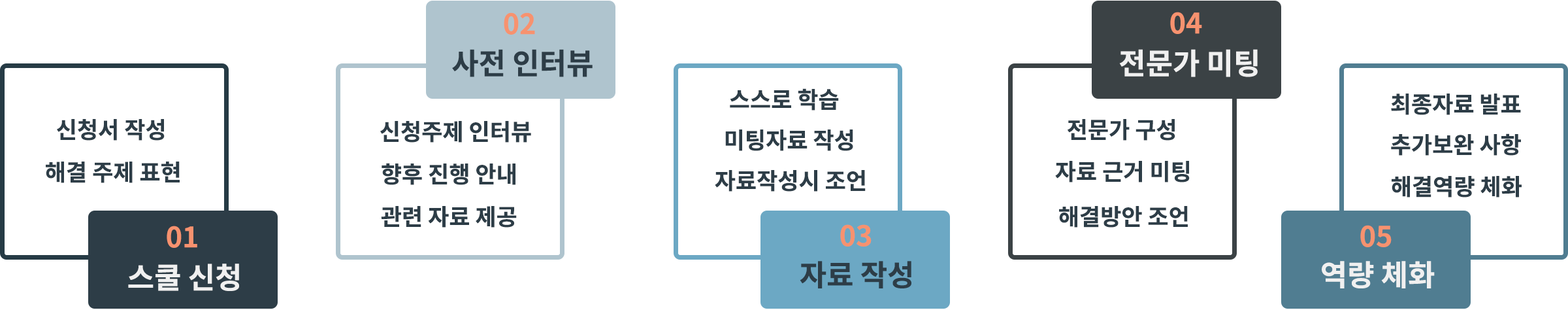
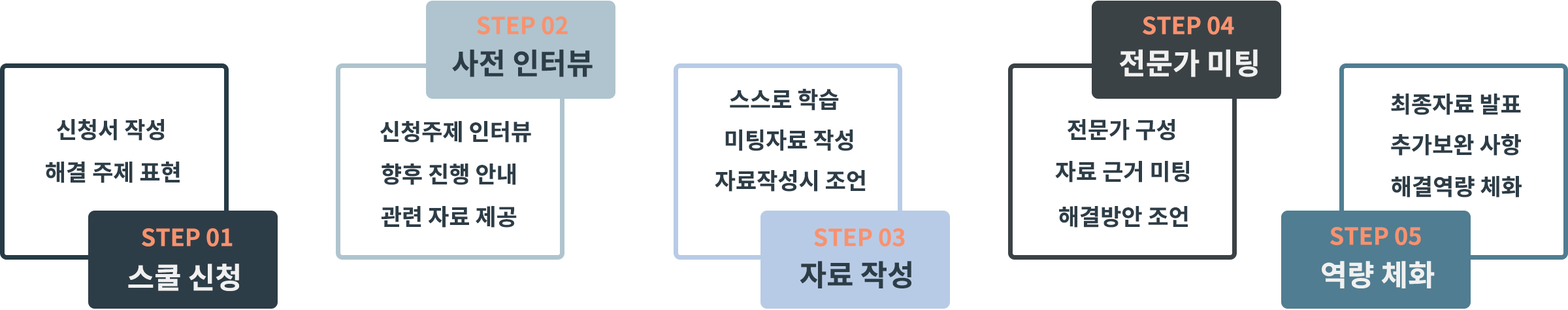
Layers edited between the first and the second 1568×310 image:
renamed "05" to "STEP 05", painted on it over box(1330, 224, 1421, 247)
renamed "04" to "STEP 04", painted on it over box(1142, 11, 1235, 35)
renamed "03" to "STEP 03", painted on it over box(814, 224, 905, 247)
renamed "02" to "STEP 02", painted on it over box(476, 12, 568, 35)
renamed "01" to "STEP 01", painted on it over box(141, 225, 233, 248)
painted on "모서리가 둥근 직사각형 2" (3rd of 5) over box(760, 210, 950, 309)
painted on "모서리가 둥근 직사각형 1" (3rd of 5) over box(673, 63, 903, 260)
